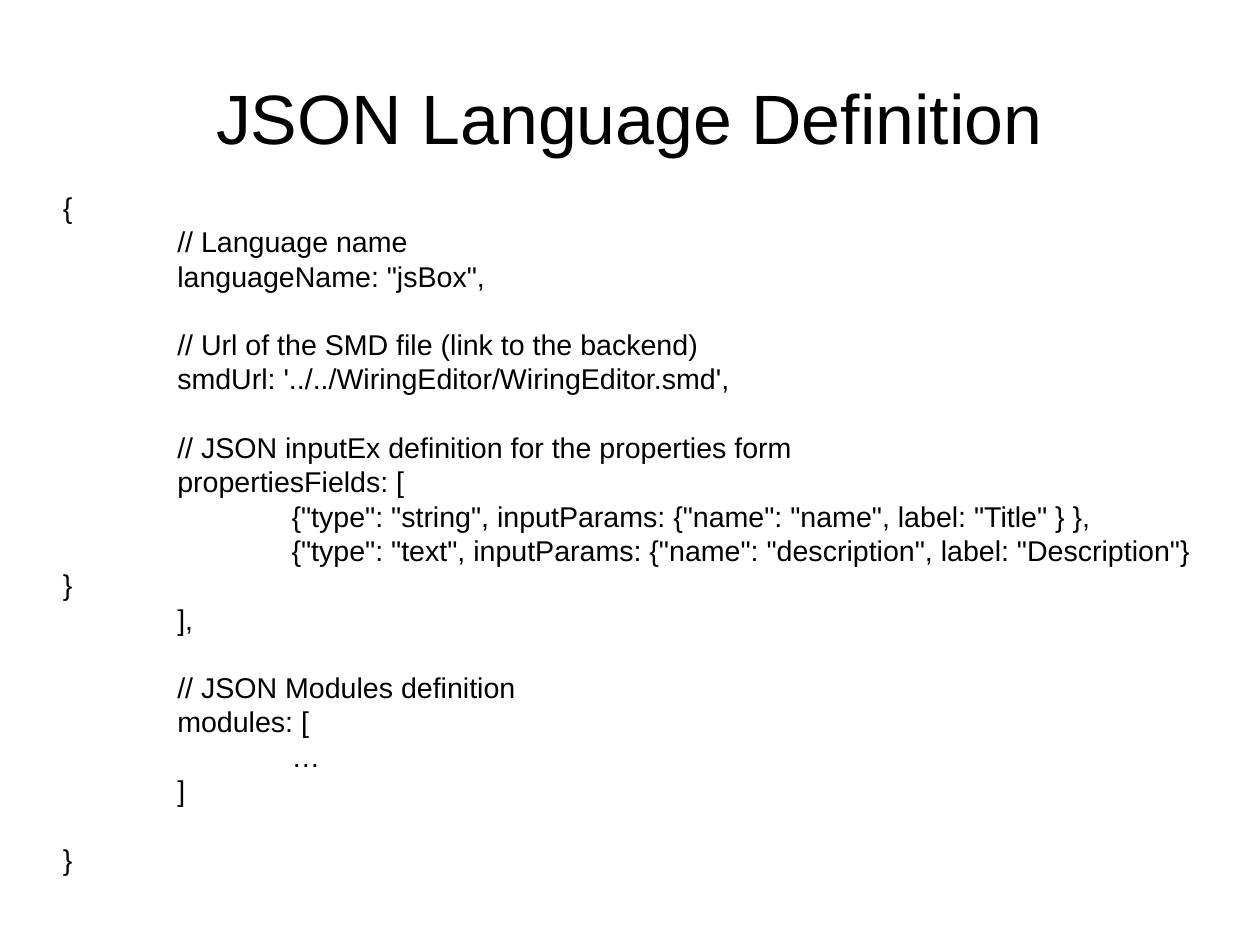
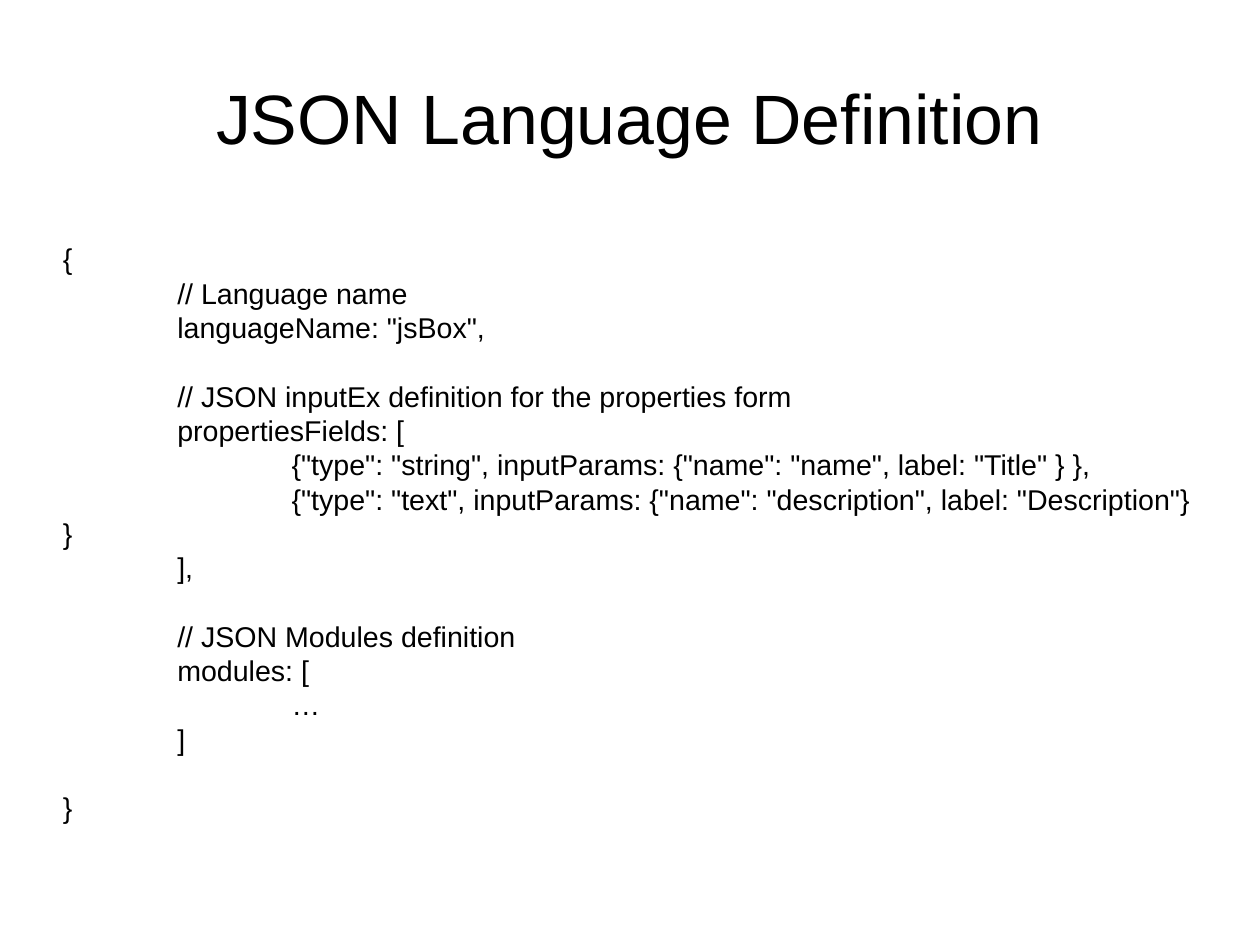
Before and after one commit to ericabouaf/wireit, a slide deck: slide 16 of res/WireIt presentation.odp. Drawn at 1260x945 pixels with LibreOffice and Linux fonts; fonts in the diff are those of the drawing. Boxes give left, top, right and bottom in pixels: in the first picture for what was removed or moved away, otherwise in the second. Text is boxed around its words. In the diff, an @@ line names an element or a change of style, - is before the commit and + after.

```diff
--- a/res/WireIt presentation.odp
+++ b/res/WireIt presentation.odp
@@ subtitle at <box>177,334,730,395</box>: paragraphs removed @@
-// Url of the SMD file (link to the backend)
-smdUrl: '../../WiringEditor/WiringEditor.smd',
```
Also in this commit, not shown: 8 other slides changed, 1 slide added, 3 other files.
